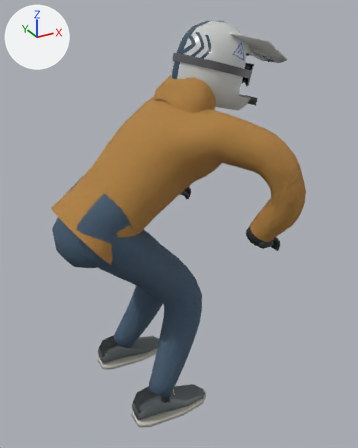
An edit to the Blender file assets/blender/source/rider-street.blend, drawn before and after from the same camera.
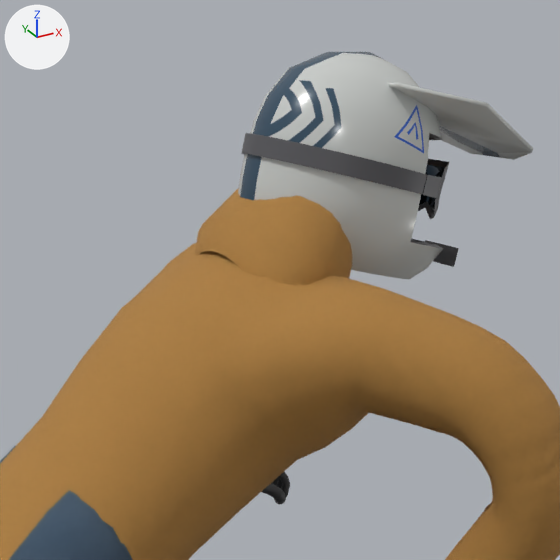
There are two pictures of each version: one whole from a 50 mm camera at (-0.174, -1.642, 1.594) aimed at (0.718, -0.021, 0.783), one close up on the part from 21% to 83% of the width and 0% to 49% of the height. Arrows for +X, +Y and +Z are at upper left; the lights stay in place. The first two pictures are the older version.

Before the edit, the objects in view are built like this:
```python
me_rider_001 = bpy.data.meshes.new('rider.001')
me_rider_001.from_pydata(...)  # 1088 vertices, 1020 faces; spans x 0.226..0.991, y -0.476..0.476, z 0.703..1.396
me_rider_001.polygons.foreach_set('use_smooth', [True] * 1020)
me_rider_001.materials.append(mat_hoodie)
me_rider_004 = bpy.data.meshes.new('rider.004')
me_rider_004.from_pydata(...)  # 377 vertices, 315 faces; spans x 0.706..1.149, y -0.151..0.151, z 1.214..1.546
me_rider_004.polygons.foreach_set('use_smooth', [True] * 315)
me_rider_004.materials.append(mat_helmet)
me_rider_005 = bpy.data.meshes.new('rider.005')
me_rider_005.from_pydata(...)  # 561 vertices, 458 faces; spans x 0.715..1.063, y -0.128..0.128, z 1.214..1.546
me_rider_005.polygons.foreach_set('use_smooth', [True] * 458)
me_rider_005.materials.append(mat_armour)
ob_rider_armour = bpy.data.objects.new('rider:armour', me_rider_005)
ob_rider_armour.location = (0.0, 0.0, 0.0)
ob_rider_helmet = bpy.data.objects.new('rider:helmet', me_rider_004)
ob_rider_helmet.location = (0.0, 0.0, 0.0)
ob_rider_hoodie = bpy.data.objects.new('rider:hoodie', me_rider_001)
ob_rider_hoodie.location = (0.0, 0.0, 0.0)
# also in view: 'rider:denim' at (0.488, 0.0, 0.557)
```
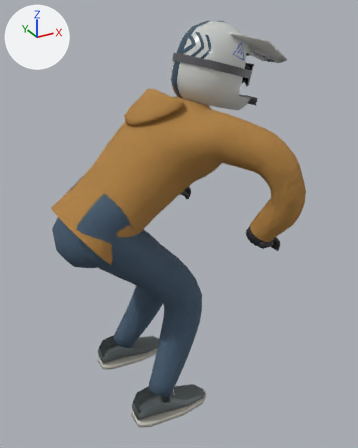
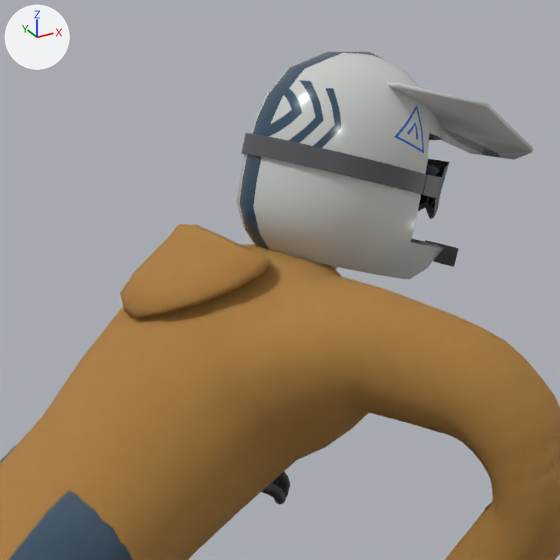
Pixel boxes [x1, y1, x2, y2] of what changed, in the close-ups (560 x 560 px):
'rider:hoodie', reshaped
    before: [0, 189, 560, 560]
    after: [0, 224, 560, 560]
part 1 of me_rider_001, reshaped
    before: [195, 189, 352, 286]
    after: [120, 224, 272, 318]

What the commit changed:
me_rider_001 is used by ob_rider_hoodie; location (0.0, 0.0, 0.0).
me_rider_001 had 1088 vertices, 1020 faces and spanned x 0.226..0.991, y -0.476..0.476, z 0.703..1.396.
me_rider_001 now has 1368 vertices, 1302 faces and spans x 0.226..0.991, y -0.476..0.476, z 0.703..1.323.
me_rider_001 part 1: 88 vertices moved from x 0.66..0.862, y -0.125..0.125, z 1.149..1.396 to x 0.586..0.701, y -0.123..0.123, z 1.254..1.323; 24 vertices removed from x 0.676..0.803, y -0.157..0.157, z 1.186..1.327; 304 vertices added at x 0.516..0.696, y -0.132..0.132, z 1.204..1.32.
